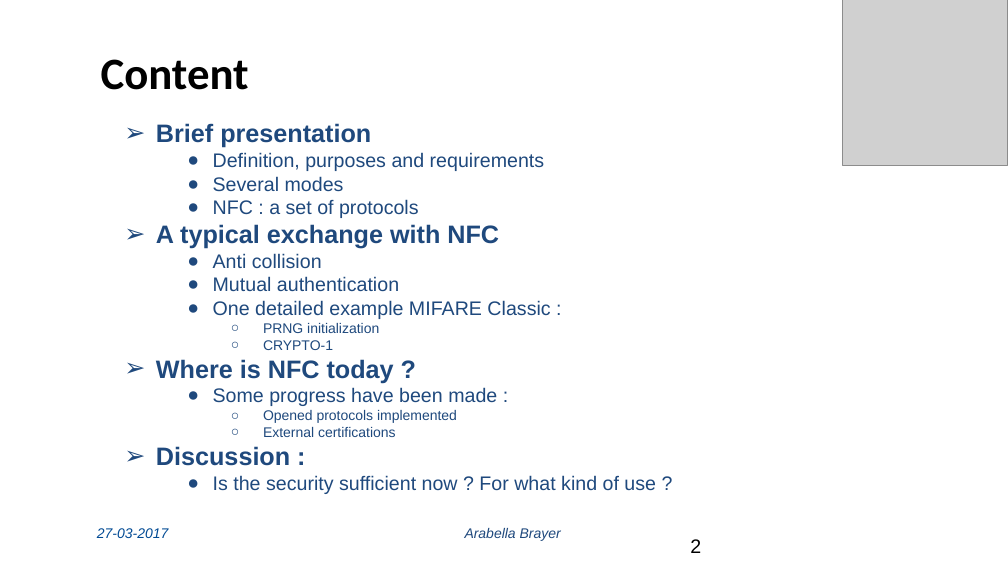
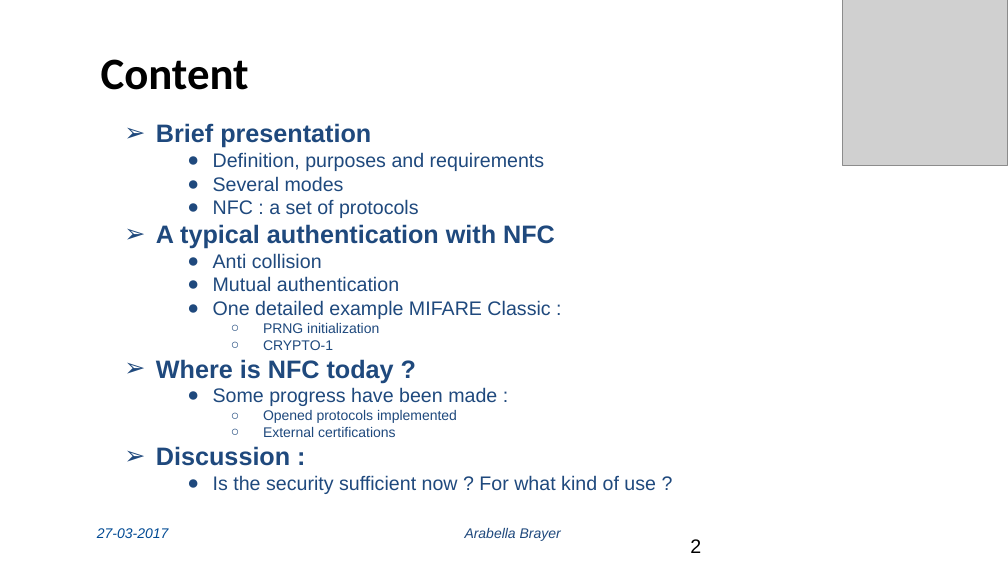
Before and after one commit to subsib/NFC, a slide deck: slide 2 of Near Field Communication (NFC).pptx. Drawn at 1008x567 pixels with LibreOffice and Linux fonts; fonts in the diff are those of the drawing; grey boxes stand for pictures; background and template pictures are left out. Boxes give left, top, right and bottom in pixels: in the first picture for what was removed or moved away, otherwise in the second. Text is boxed around its words. In the diff, an @@ line names an element or a change of style, - is before the commit and + after.

```diff
--- a/Near Field Communication (NFC).pptx
+++ b/Near Field Communication (NFC).pptx
@@ text at <box>156,224,555,249</box>: text changed @@
-➢ A typical exchange with NFC
+➢ A typical authentication with NFC
```
Also in this commit, not shown: 6 other slides changed.
